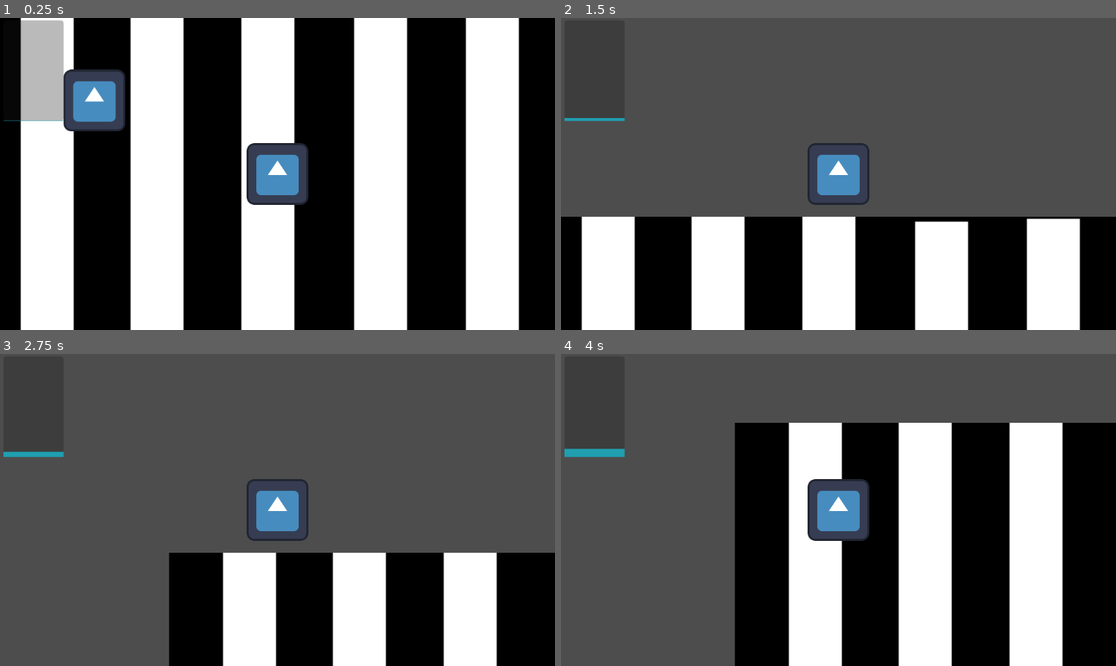
Above: before the commit, frames 1-4 (two rows, left to right).
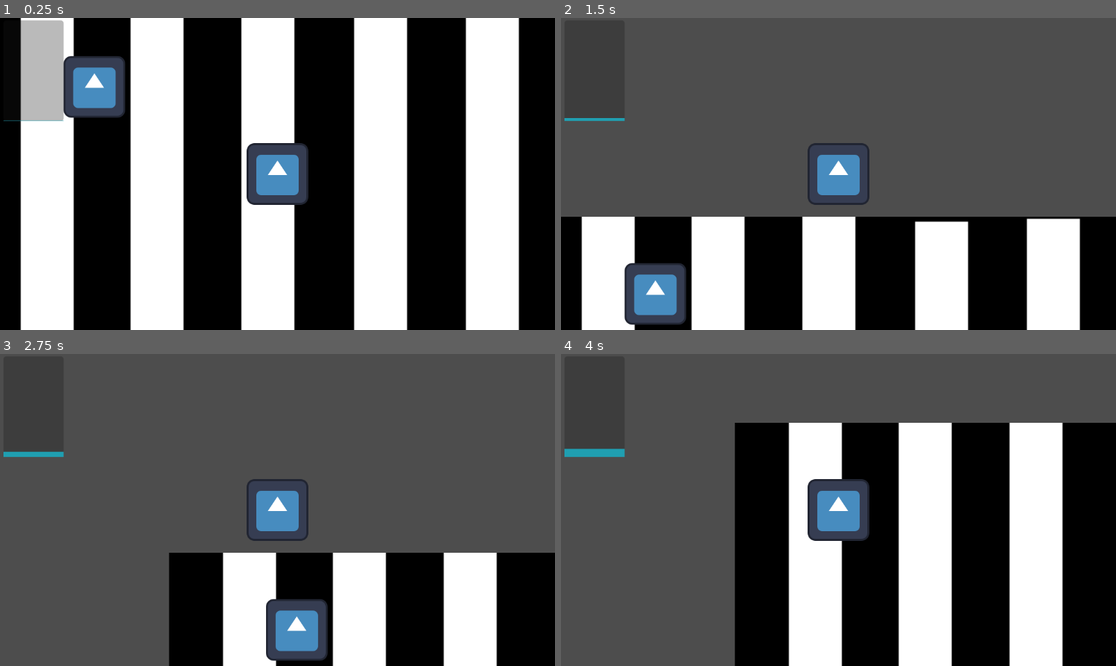
Above: after the commit, the same moments.

Repository: thisotherguyalso/KAILOG-Game
Game: Godot game, scene res://Scenes/streets.tscn
Same seed, same stepped clock (60 frames per second), same inputs: the game is played once before the commit and once after it. The engine's default icon, where the game draws it, is replaced by a stand-in: a white triangle on a blue panel in a dark square.
Inputs (mouse positions are in pixels of both pictures, inside the frame that each line leads up to):
- Up to frame 1 (0.25 s): no input
- Up to frame 2 (1.5 s): move the mouse to (810, 236) at 0.52 s; hold Up (ui_up) 0.53-1.25 s; hold Shift (sprint) 0.53-1.25 s; click (810, 236) at 0.67 s; drag from (1005, 220) to (810, 236) at 1.27 s
- Up to frame 3 (2.75 s): tap Enter at 2 s; move the mouse to (111, 463) at 2.02 s; hold Left (ui_left) from 2.03 s (still down); hold Shift (sprint) from 2.03 s (still down)
- Up to frame 4 (4 s): release Left (ui_left) at 2.75 s; release Shift (sprint) at 2.75 s; drag from (866, 510) to (672, 463) at 2.77 s; tap Space at 3.5 s; move the mouse to (755, 432) at 3.52 s; hold Down (ui_down) from 3.53 s (still down); hold Shift (sprint) from 3.53 s (still down)

The runs differ from the first frame. In frame 1, 1.7% of the frame differs, in the area x 11-23%, y 12-37%; in frame 2, 2.2%; in frame 3, 2.2%, in the area x 47-60%, y 78-99%; in frame 4, nothing differs.

Commit message:
added plastics and made it so that it will be deleted when walked on

Diff:
--- a/kailog-demo/Scenes/plastic.tscn
+++ b/kailog-demo/Scenes/plastic.tscn
@@ -1,12 +1,14 @@
-[gd_scene load_steps=3 format=3 uid="uid://cgp716rgontld"]
+[gd_scene load_steps=4 format=3 uid="uid://cgp716rgontld"]
 
 [ext_resource type="Texture2D" uid="uid://blpwy0wf60sa8" path="res://Sprite/icon.svg" id="1_eqw0v"]
+[ext_resource type="Script" uid="uid://ut6d8y4lapoo" path="res://Scripts/plastic.gd" id="1_nyatw"]
 
 [sub_resource type="CircleShape2D" id="CircleShape2D_eqw0v"]
 
-[node name="Plastic" type="RigidBody2D"]
+[node name="Plastic" type="Area2D"]
 collision_layer = 16
 collision_mask = 2
+script = ExtResource("1_nyatw")
 
 [node name="Sprite2D" type="Sprite2D" parent="."]
 texture = ExtResource("1_eqw0v")
@@ -14,3 +16,5 @@
 [node name="CollisionShape2D" type="CollisionShape2D" parent="."]
 scale = Vector2(7, 7)
 shape = SubResource("CircleShape2D_eqw0v")
+
+[connection signal="body_entered" from="." to="." method="_on_body_entered"]
--- a/kailog-demo/Scenes/player.tscn
+++ b/kailog-demo/Scenes/player.tscn
@@ -1,12 +1,14 @@
 [gd_scene load_steps=5 format=3 uid="uid://djbhktkxeugd"]
 
-[ext_resource type="Script" uid="uid://bjvob2mft23r7" path="res://Scenes/player.gd" id="1_cvnsp"]
+[ext_resource type="Script" uid="uid://bjvob2mft23r7" path="res://Scripts/player.gd" id="1_cvnsp"]
 [ext_resource type="Texture2D" uid="uid://blpwy0wf60sa8" path="res://Sprite/icon.svg" id="1_v0iea"]
 [ext_resource type="PackedScene" uid="uid://ds8nayxi0t6ix" path="res://Scenes/ui.tscn" id="3_6t5aa"]
 
 [sub_resource type="CircleShape2D" id="CircleShape2D_cvnsp"]
 
 [node name="Player" type="CharacterBody2D"]
+collision_layer = 2
+collision_mask = 28
 script = ExtResource("1_cvnsp")
 
 [node name="Sprite2D" type="Sprite2D" parent="."]
--- a/kailog-demo/Scenes/streets.tscn
+++ b/kailog-demo/Scenes/streets.tscn
@@ -10,7 +10,7 @@
 scale = Vector2(2, 2)
 texture = ExtResource("1_ujq7l")
 
-[node name="Player" parent="." instance=ExtResource("1_3h88a")]
-
 [node name="Plastic" parent="." instance=ExtResource("3_78k5l")]
 position = Vector2(-380, -181)
+
+[node name="Player" parent="." instance=ExtResource("1_3h88a")]
--- /dev/null
+++ b/kailog-demo/Scripts/plastic.gd
@@ -0,0 +1,15 @@
+extends Area2D
+
+
+# Called when the node enters the scene tree for the first time.
+func _ready() -> void:
+	pass # Replace with function body.
+
+
+# Called every frame. 'delta' is the elapsed time since the previous frame.
+func _process(delta: float) -> void:
+	pass
+
+func _on_body_entered(body: CharacterBody2D) -> void:
+	print("Trash Collected")
+	queue_free()
Not shown, added: kailog-demo/Scripts/plastic.gd.uid
Renamed: kailog-demo/Scenes/player.gd -> kailog-demo/Scripts/player.gd
Renamed: kailog-demo/Scenes/player.gd.uid -> kailog-demo/Scripts/player.gd.uid
